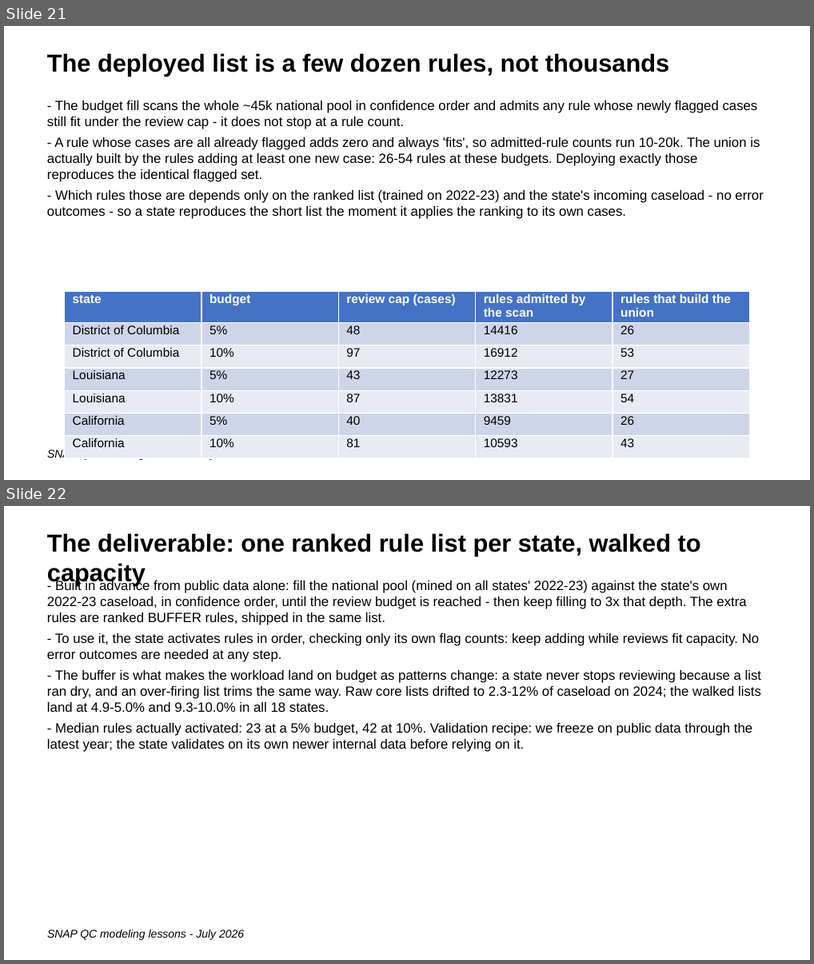
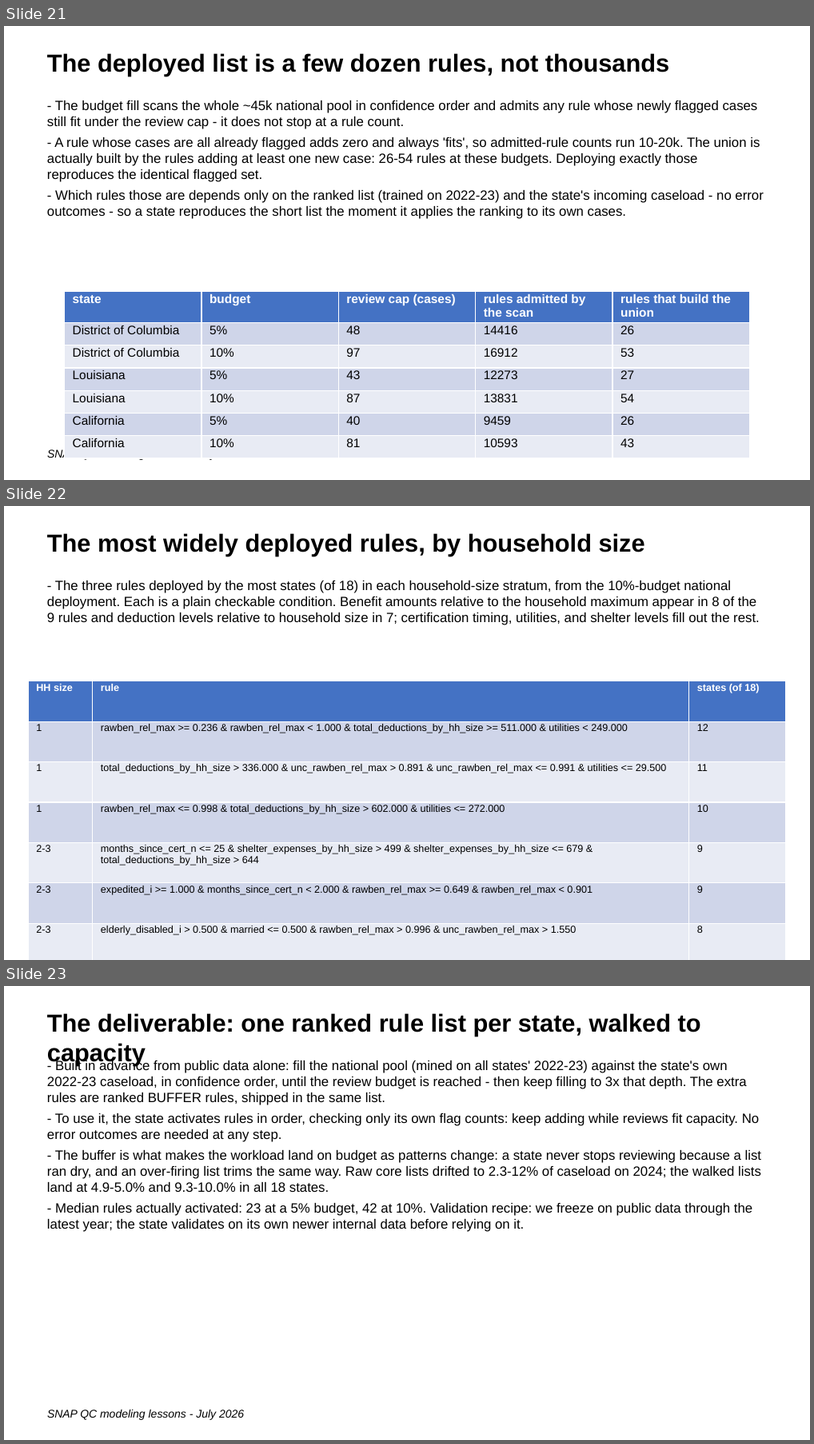
Before and after one commit to giannella/snap_qc, a slide deck: lessons_getting_more_signal_from_snap_qc_data.pptx. Shown one above the other, each under a label of ours: slides 21 and 22 before the commit, slides 21, 22 and 23 after it. The pictures are 814x964 and 814x1444 pixels, drawn with LibreOffice and Linux fonts; fonts in the diff are those of the drawing. Boxes give left, top, right and bottom in pixels: in the first picture for what was removed or moved away, otherwise in the second. Text is boxed around its words. In the diff, an @@ line names an element or a change of style, - is before the commit and + after.

```diff
--- a/lessons_getting_more_signal_from_snap_qc_data.pptx
+++ b/lessons_getting_more_signal_from_snap_qc_data.pptx
@@ slide 22 added at (x1=4, y1=506, x2=810, y2=960), background #FFFFFF @@
@@ text added at (x1=47, y1=533, x2=646, y2=556), 22 pt, text #000000, bold @@
+The most widely deployed rules, by household size
@@ text added at (x1=47, y1=580, x2=760, y2=625), 12 pt, text #000000 @@
+- The three rules deployed by the most states (of 18) in each household-size stratum, from the 10%-budget national deployment. Each is a plain checkable condition. Benefit amounts relative to the household maximum appear in 8 of the 9 rules and deduction levels relative to household size in 7; certification timing, utilities, and shelter levels fill out the rest.
@@ table added at (x1=28, y1=681, x2=786, y2=960), 10 rows, 3 columns @@
+HH size | rule | states (of 18)
+1 | rawben_rel_max >= 0.236 & rawben_rel_max < 1.000 & total_deductions_by_hh_size >= 511.000 & utilities < 249.000 | 12
+1 | total_deductions_by_hh_size > 336.000 & unc_rawben_rel_max > 0.891 & unc_rawben_rel_max <= 0.991 & utilities <= 29.500 | 11
+1 | rawben_rel_max <= 0.998 & total_deductions_by_hh_size > 602.000 & utilities <= 272.000 | 10
+2-3 | months_since_cert_n <= 25 & shelter_expenses_by_hh_size > 499 & shelter_expenses_by_hh_size <= 679 & total_deductions_by_hh_size > 644 | 9
+2-3 | expedited_i >= 1.000 & months_since_cert_n < 2.000 & rawben_rel_max >= 0.649 & rawben_rel_max < 0.901 | 9
+2-3 | elderly_disabled_i > 0.500 & married <= 0.500 & rawben_rel_max > 0.996 & unc_rawben_rel_max > 1.550 | 8
+4+ | HH_size_n > 4.500 & rawben_rel_max > 0.478 & total_deductions_by_hh_size > 233.000 & unc_rawben_rel_max <= 0.997 | 12
+4+ | months_since_cert_n > 5.500 & rawben_rel_max <= 0.997 & shelter_expenses_by_hh_size <= 494.000 & total_deductions_by_hh_size > 227.000 | 9
+4+ | HH_size_n > 4.500 & months_since_cert_n > 4.500 & rawben_rel_max <= 0.988 & total_deductions_by_hh_size > 206.000 | 9
@@ text added at (x1=47, y1=928, x2=244, y2=935), 10 pt, text #000000, italic @@
+SNAP QC modeling lessons - July 2026
@@ what was slide 22 is now slide 23 @@
```
Also in this commit, not shown: 1 other file.
